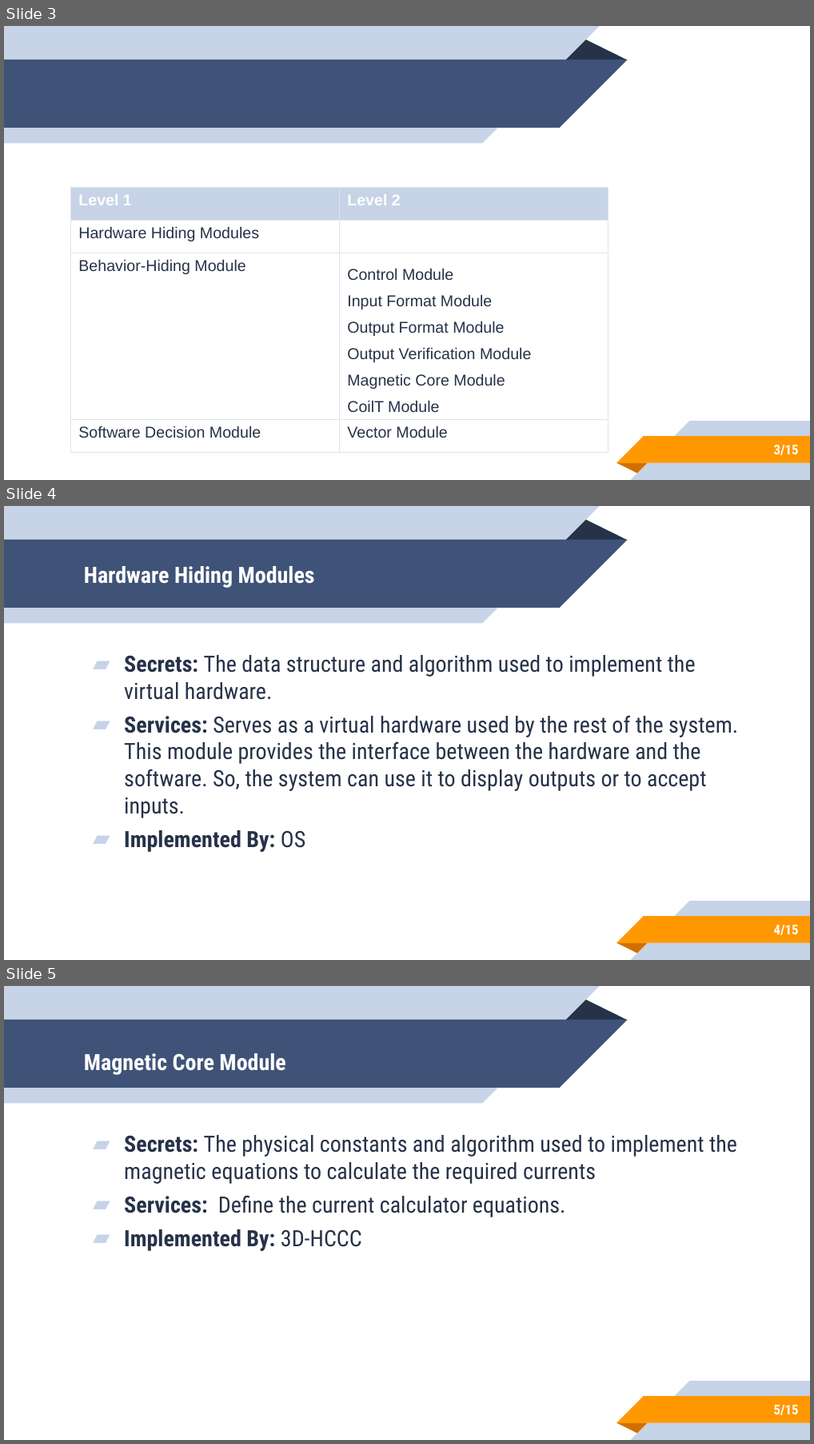
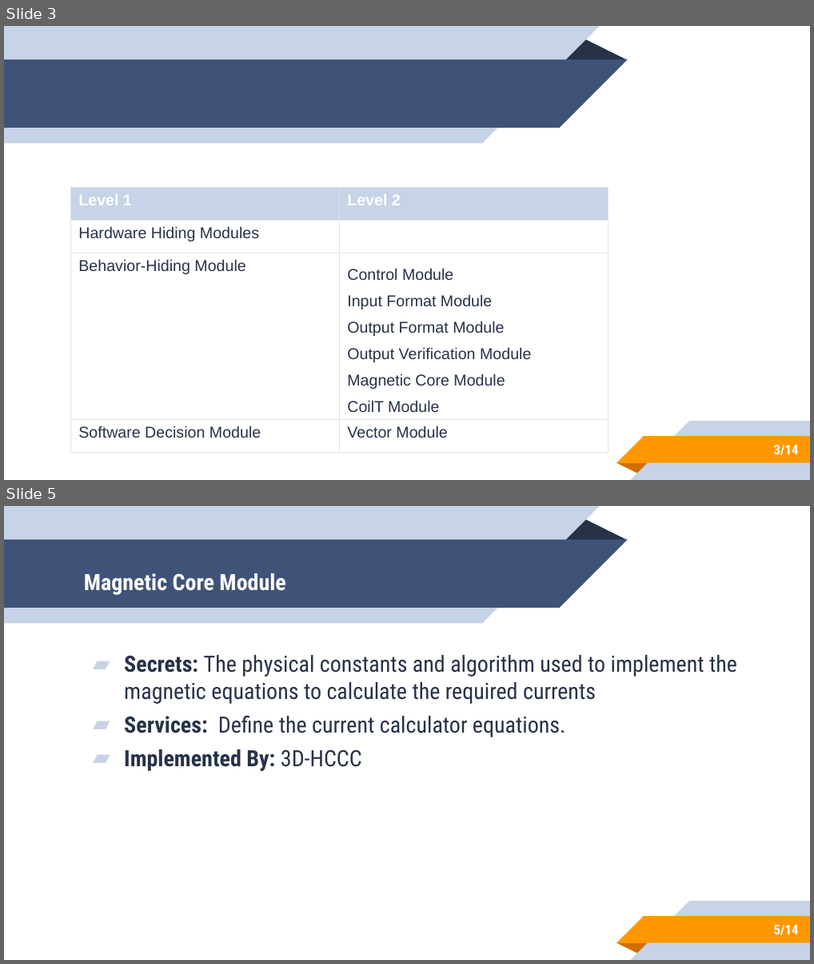
Before and after one commit to rnorouziani/3D-H3C, a slide deck: docs/Presentations/MG-MIS/MG-MIS.pptx. Shown one above the other, each under a label of ours: slides 3, 4 and 5 before the commit, slides 3 and 5 after it; the slides between them are not shown. The pictures are 814x1444 and 814x964 pixels, drawn with LibreOffice and Linux fonts; fonts in the diff are those of the drawing. Boxes give left, top, right and bottom in pixels: in the first picture for what was removed or moved away, otherwise in the second. Text is boxed around its words. In the diff, an @@ line names an element or a change of style, - is before the commit and + after.

```diff
--- a/docs/Presentations/MG-MIS/MG-MIS.pptx
+++ b/docs/Presentations/MG-MIS/MG-MIS.pptx
@@ slide 4 removed at [4,506,810,960], background #FFFFFF; not listed: 10 template elements that a slide beside it also shows @@
@@ title removed at [84,566,315,588] @@
-Hardware Hiding Modules
@@ text removed at [124,655,738,852] @@
-▰ Secrets: The data structure and algorithm used to implement the virtual hardware.
-▰ Services: Serves as a virtual hardware used by the rest of the system. This module provides the interface between the hardware and the software. So, the system can use it to display outputs or to accept inputs.
-▰ Implemented By: OS
@@ page number removed at [774,924,799,935] @@
-4/15
@@ page number at [774,444,799,455]: text changed @@
-3/15
+3/14
@@ page number at [774,924,799,935]: text changed @@
-5/15
+5/14
```
Also in this commit, not shown: 4 slides changed.
